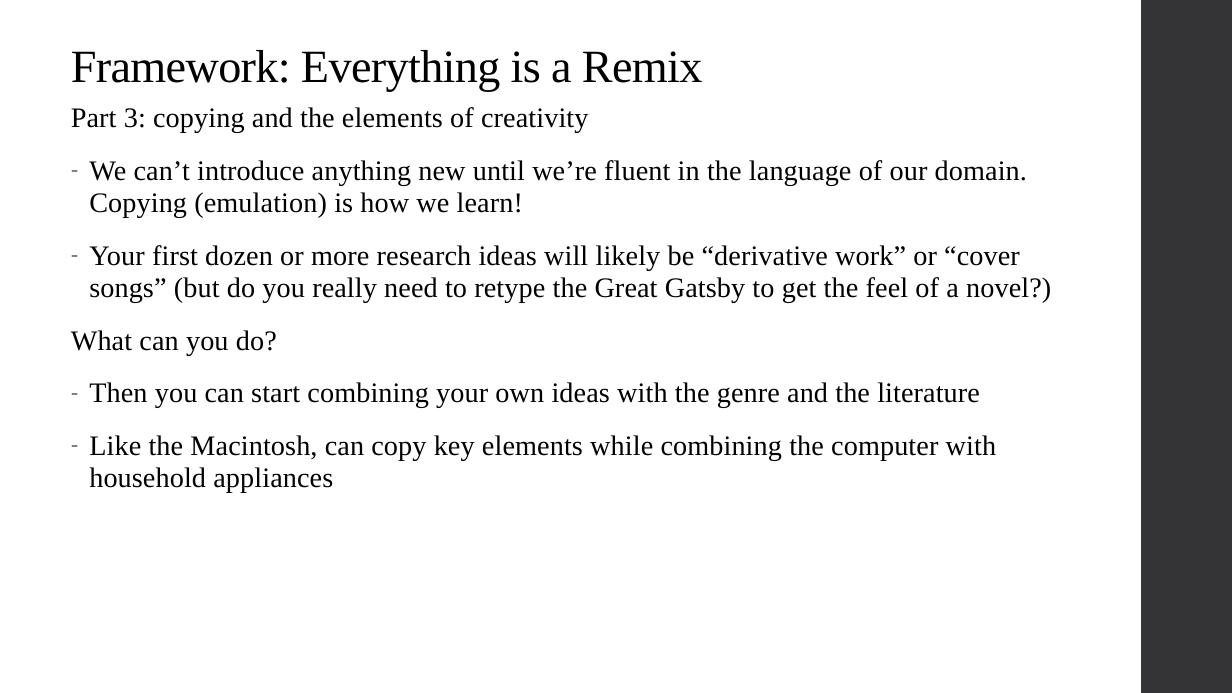
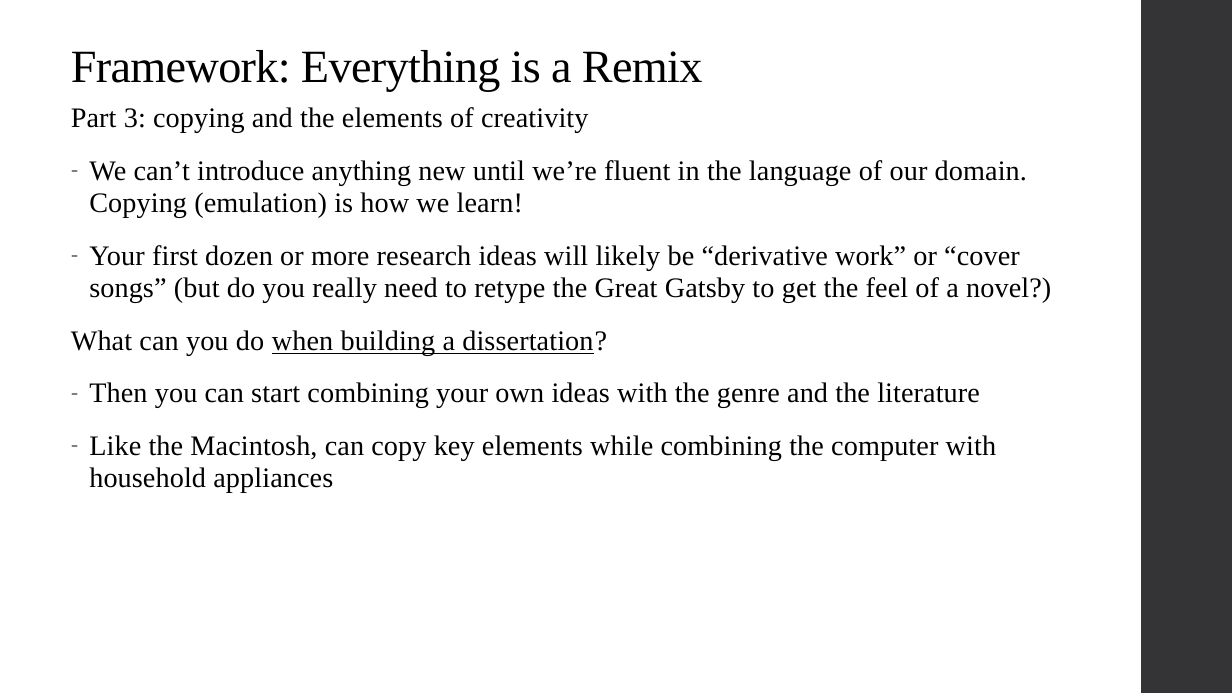
Before and after one commit to alex-hoagland/HAD5744, a slide deck: slide 47 of Lecture05_DataCleaning/Lecture5_DataCleaning-ResearchDesign.pptx (slide 41 before the commit). Drawn at 1232x693 pixels with LibreOffice and Linux fonts; fonts in the diff are those of the drawing. Boxes give left, top, right and bottom in pixels: in the first picture for what was removed or moved away, otherwise in the second. Text is boxed around its words. In the diff, an @@ line names an element or a change of style, - is before the commit and + after.

Commit message:
Updates to Lecture 5 and correction for Assignment 2
Updated Lecture 5 R code and slides. Typo correction for Assignment2.pdf

```diff
--- a/Lecture05_DataCleaning/Lecture5_DataCleaning-ResearchDesign.pptx
+++ b/Lecture05_DataCleaning/Lecture5_DataCleaning-ResearchDesign.pptx
@@ text at (71,330,607,355): text changed @@
-What can you do?
+What can you do when building a dissertation?
```
Also in this commit, not shown: 9 other slides changed, 6 slides added, 7 other files.
